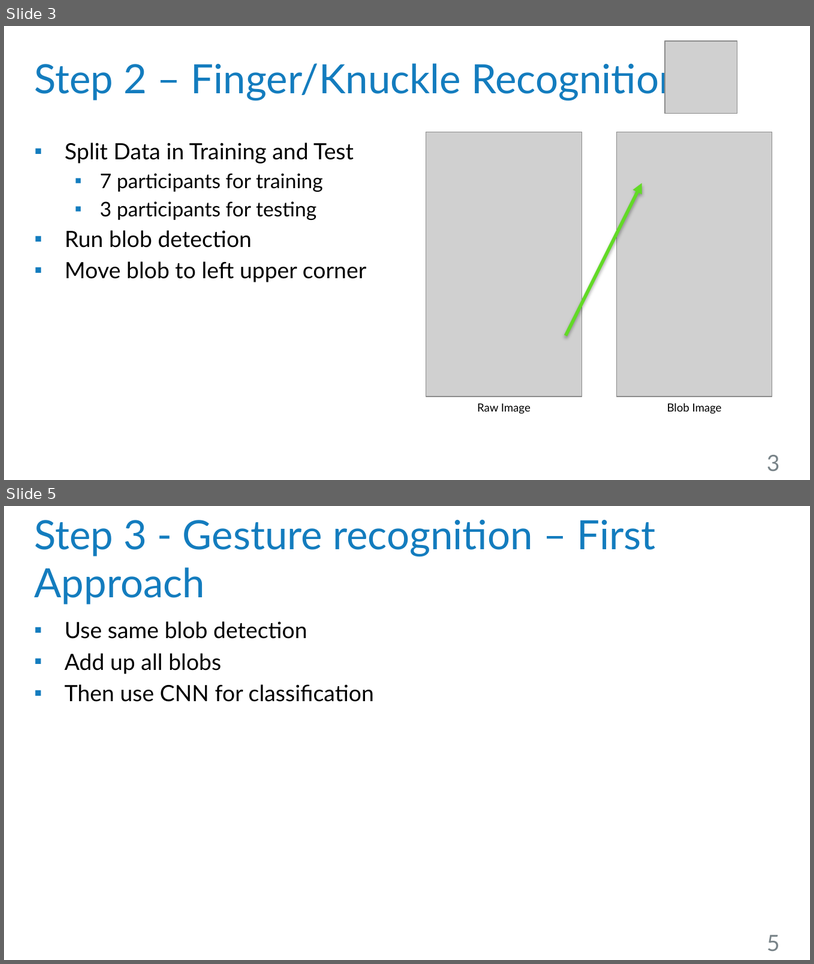
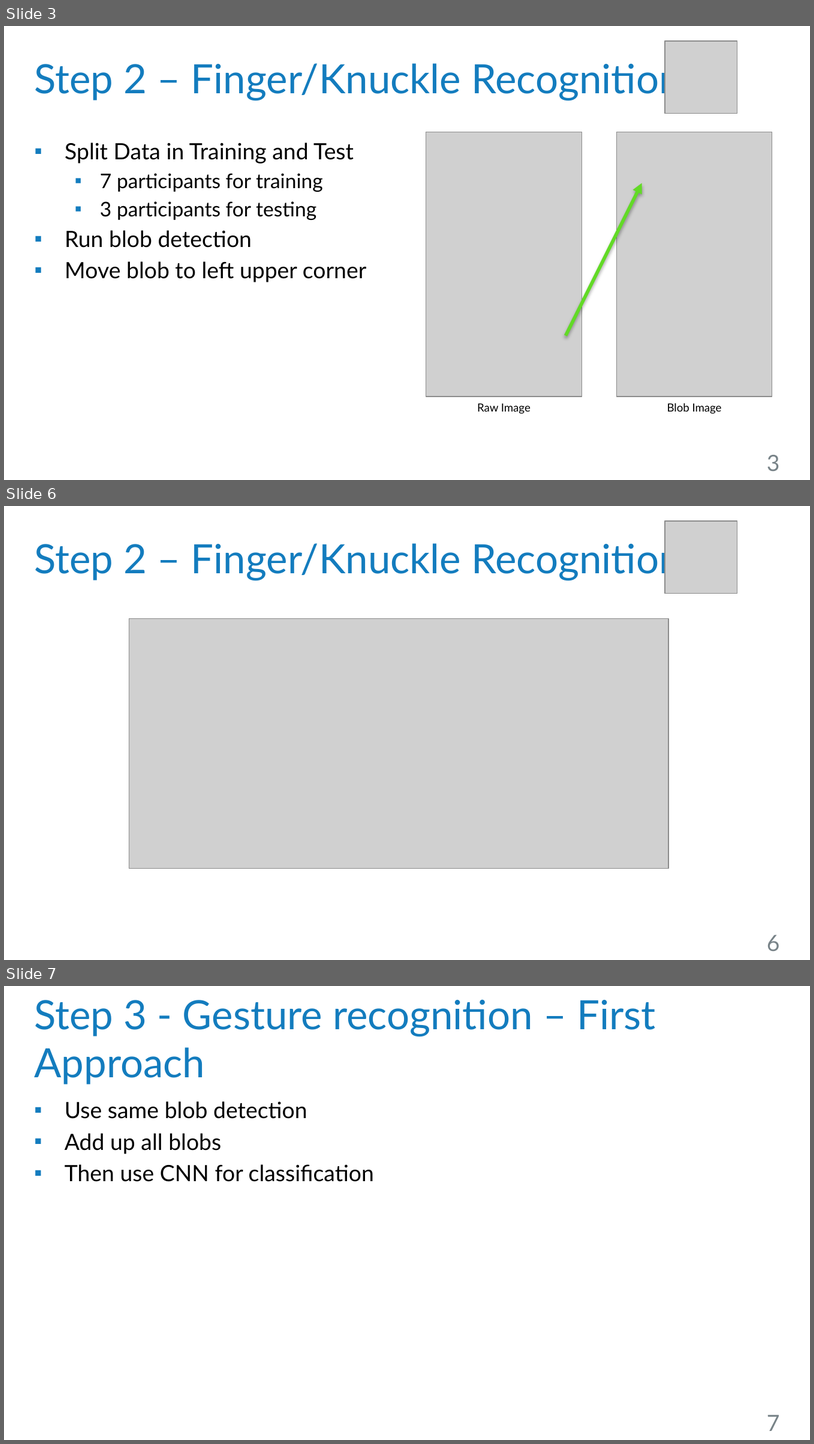
Before and after one commit to robsch94/FaPraKnuckleInput, a slide deck: Presentations/InterimPresentation.pptx. Shown one above the other, each under a label of ours: slides 3 and 5 before the commit, slides 3, 6 and 7 after it; the slides between them are not shown. The pictures are 814x964 and 814x1444 pixels, drawn with LibreOffice and Linux fonts; fonts in the diff are those of the drawing; grey boxes stand for pictures; background and template pictures are left out. Boxes give left, top, right and bottom in pixels: in the first picture for what was removed or moved away, otherwise in the second. Text is boxed around its words. In the diff, an @@ line names an element or a change of style, - is before the commit and + after.

Commit message:
Added Step 2 images and CNN model

```diff
--- a/Presentations/InterimPresentation.pptx
+++ b/Presentations/InterimPresentation.pptx
@@ slide 6 added at (4,506,810,960), background #FFFFFF @@
@@ picture added at (665,522,737,593) @@
@@ title added at (34,538,681,581), 36 pt, text #137CBE @@
+Step 2 – Finger/Knuckle Recognition
@@ picture added at (129,619,668,869) @@
@@ page number added at (767,934,780,951), 20 pt, text #788388 @@
+6
@@ what was slide 5 is now slide 7 @@
@@ page number at (767,1414,780,1431): text changed @@
-5
+7
```
Also in this commit, not shown: 1 slide changed, 1 other slide added.
